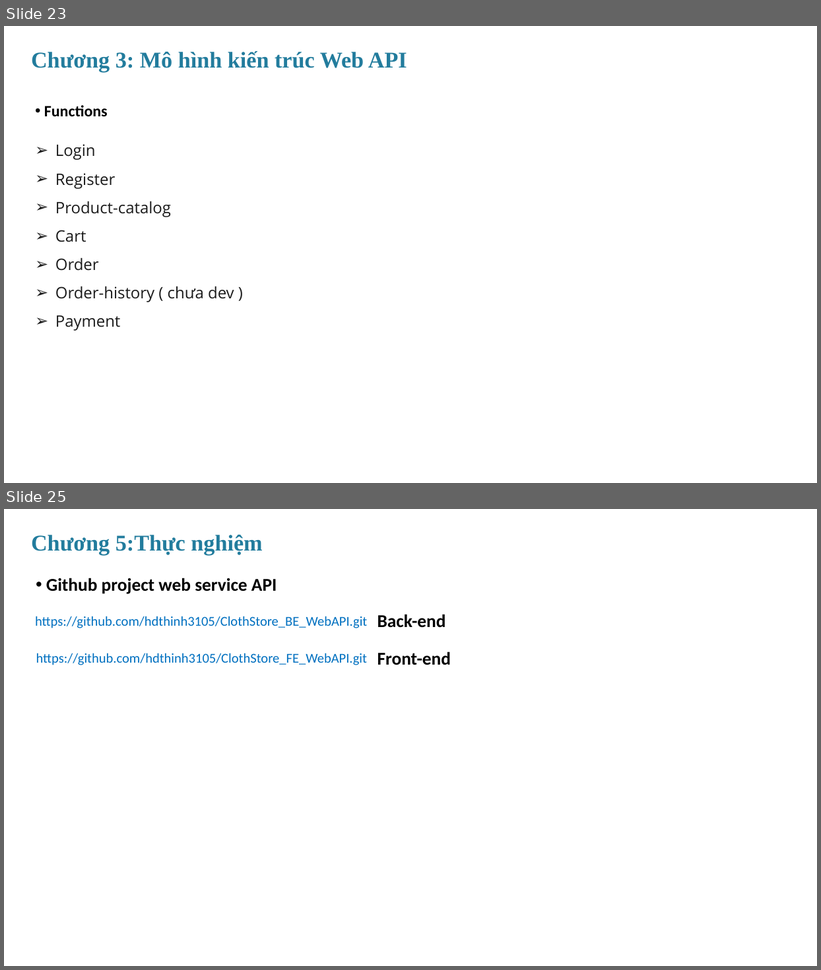
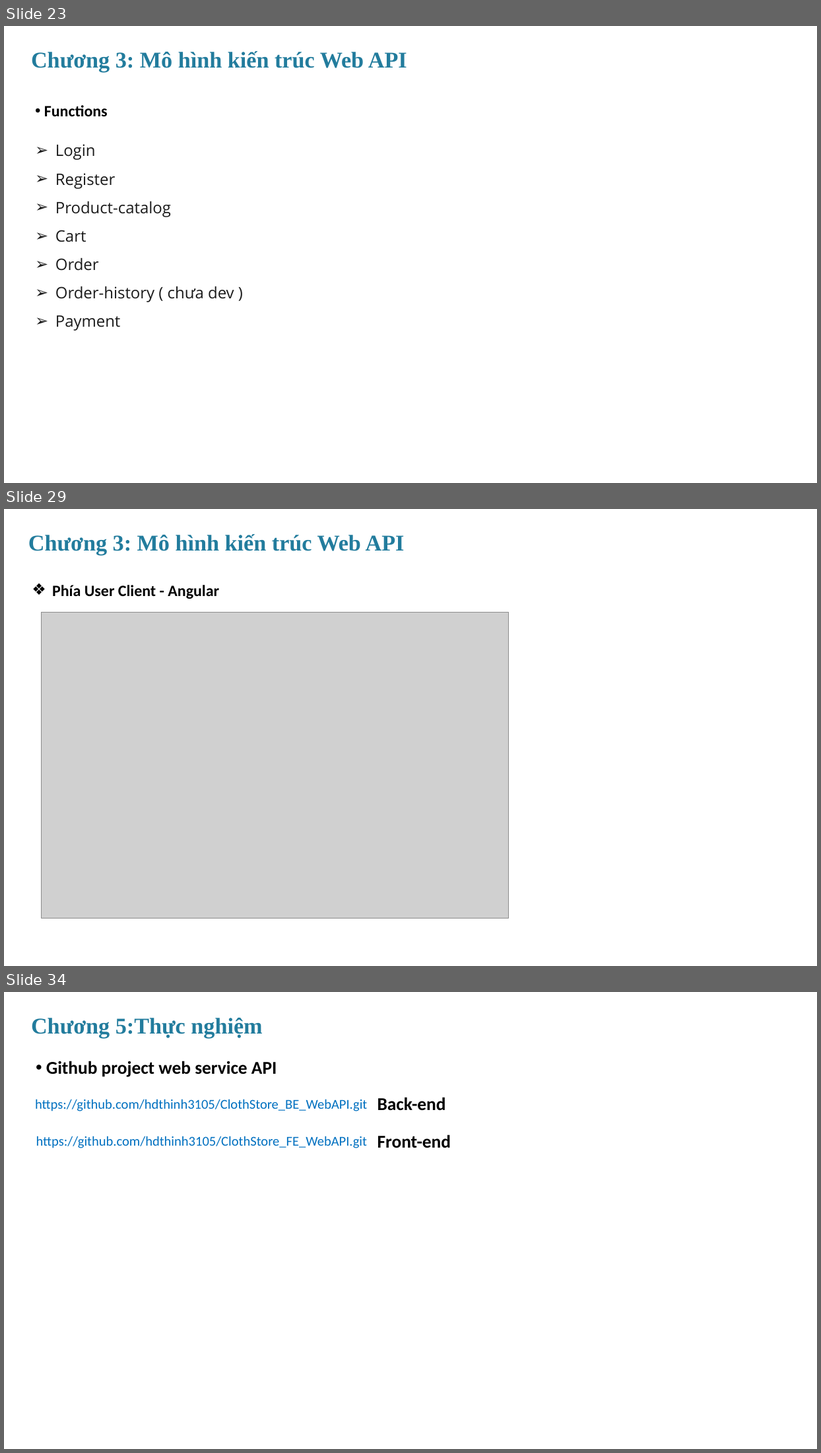
Before and after one commit to hdthinh3105/ClothStore_BE_MVC, a slide deck: document report/MVC_RestfulAPI.pptx. Shown one above the other, each under a label of ours: slides 23 and 25 before the commit, slides 23, 29 and 34 after it; the slides between them are not shown. The pictures are 821x970 and 821x1453 pixels, drawn with LibreOffice and Linux fonts; fonts in the diff are those of the drawing; grey boxes stand for pictures. Boxes give left, top, right and bottom in pixels: in the first picture for what was removed or moved away, otherwise in the second. Text is boxed around its words. In the diff, an @@ line names an element or a change of style, - is before the commit and + after.

```diff
--- a/document report/MVC_RestfulAPI.pptx
+++ b/document report/MVC_RestfulAPI.pptx
@@ slide 29 added at (4,509,817,966), background #FFFFFF @@
@@ text added at (28,534,405,555), 40 pt, text #227C9D, bold @@
+Chương 3: Mô hình kiến trúc Web API
@@ text added at (52,585,219,599), 28 pt, text #000000, bold @@
+❖ Phía User Client - Angular
@@ picture added at (42,612,509,919) @@
@@ what was slide 25 is now slide 34 @@
```
Also in this commit, not shown: 2 slides changed, 8 other slides added, 1 other file.
